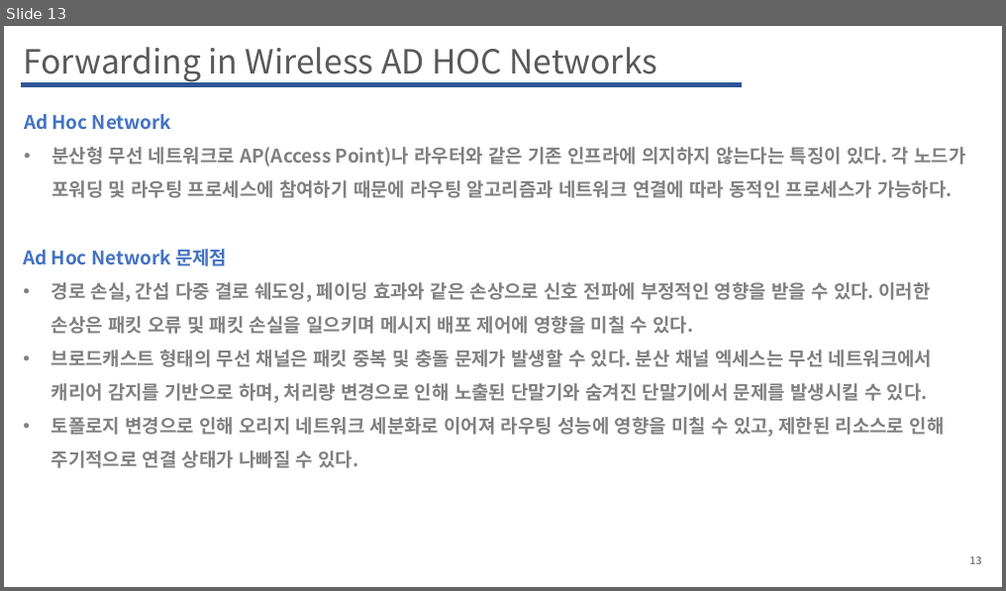
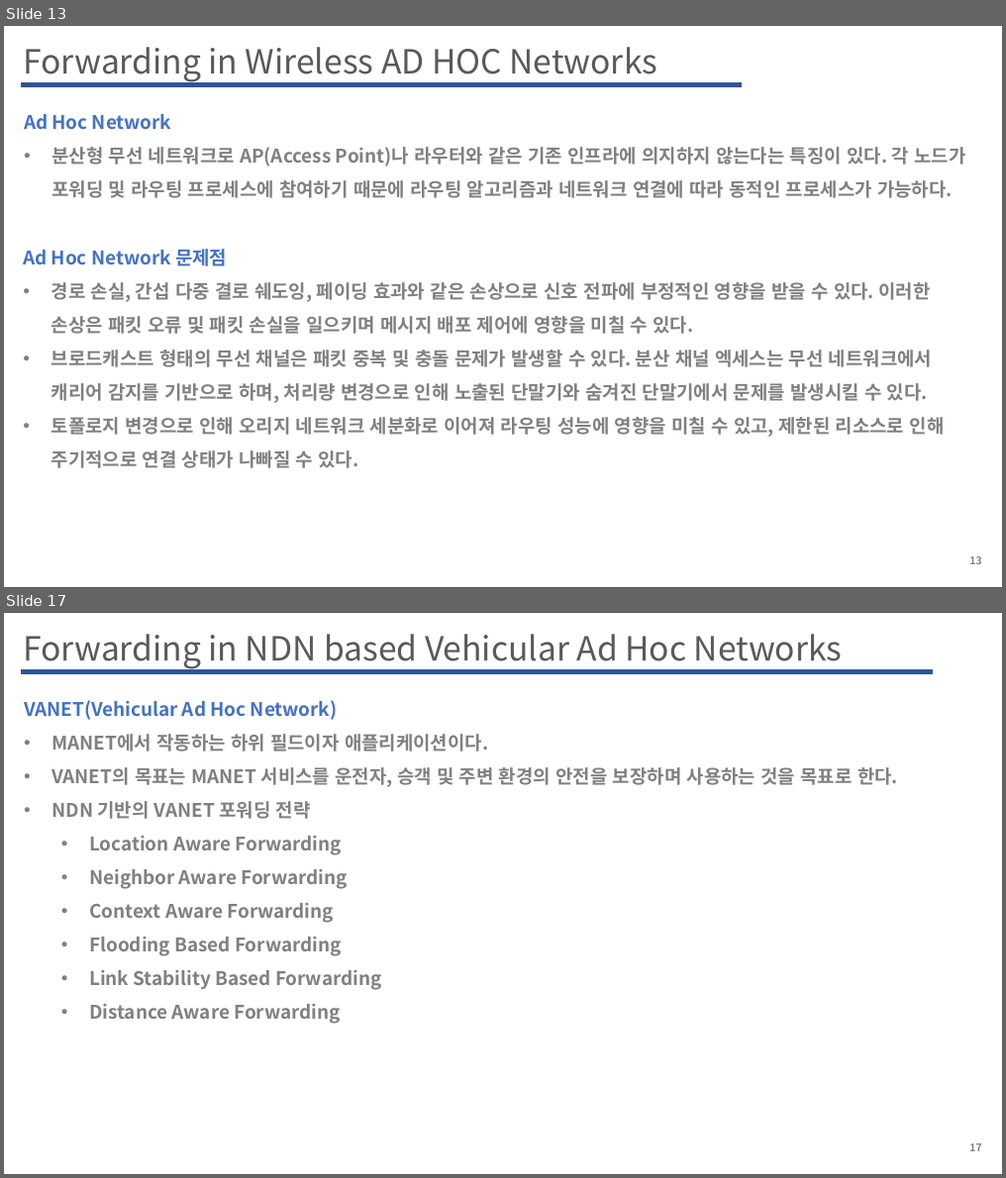
Before and after one commit to WoogiBoogi1129/ICN-NDN, a slide deck: Named-Data-Net/PPT/Forwarding_Strategy_in_NDN_based_Wireless_Networks_A_Survey.pptx. Shown one above the other, each under a label of ours: slide 13 before the commit, slides 13 and 17 after it; the slides between them are not shown. The pictures are 1006x591 and 1006x1178 pixels, drawn with LibreOffice and Linux fonts; fonts in the diff are those of the drawing. Boxes give left, top, right and bottom in pixels: in the first picture for what was removed or moved away, otherwise in the second. Text is boxed around its words. In the diff, an @@ line names an element or a change of style, - is before the commit and + after.

```diff
--- a/Named-Data-Net/PPT/Forwarding_Strategy_in_NDN_based_Wireless_Networks_A_Survey.pptx
+++ b/Named-Data-Net/PPT/Forwarding_Strategy_in_NDN_based_Wireless_Networks_A_Survey.pptx
@@ slide 17 added at [4,613,1002,1174], background #FFFFFF @@
@@ text added at [23,634,843,669], 32 pt, text #595959 @@
+Forwarding in NDN based Vehicular Ad Hoc Networks
@@ line added from (21, 672) to (933, 672), #2F5597 4.5 pt @@
@@ text added at [24,700,898,1024], 18 pt, text #808080, bold @@
+VANET(Vehicular Ad Hoc Network)
+• MANET에서 작동하는 하위 필드이자 애플리케이션이다.
+• VANET의 목표는 MANET 서비스를 운전자, 승객 및 주변 환경의 안전을 보장하며 사용하는 것을 목표로 한다.
+• NDN 기반의 VANET 포워딩 전략
+  • Location Aware Forwarding
+  • Neighbor Aware Forwarding
+  • Context Aware Forwarding
+  • Flooding Based Forwarding
+  • Link Stability Based Forwarding
+  • Distance Aware Forwarding
@@ page number added at [969,1144,981,1152], 10 pt, text #808080, bold @@
+17
```
Also in this commit, not shown: 1 slide changed, 2 other slides added, 1 other file.
